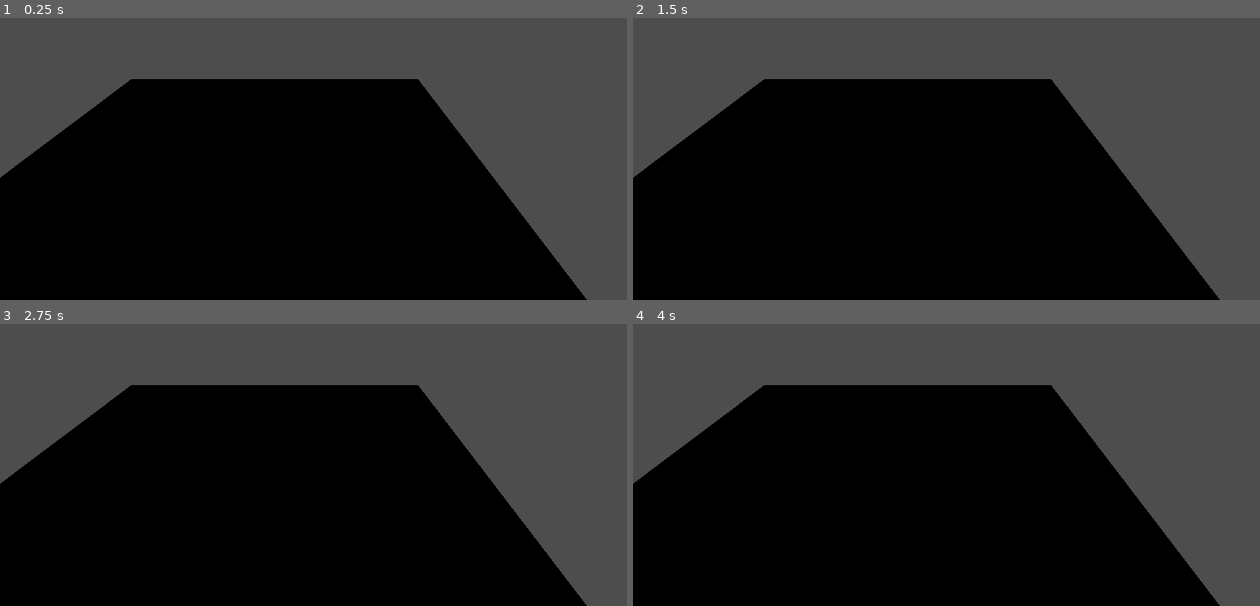
Above: before the commit, frames 1-4 (two rows, left to right).
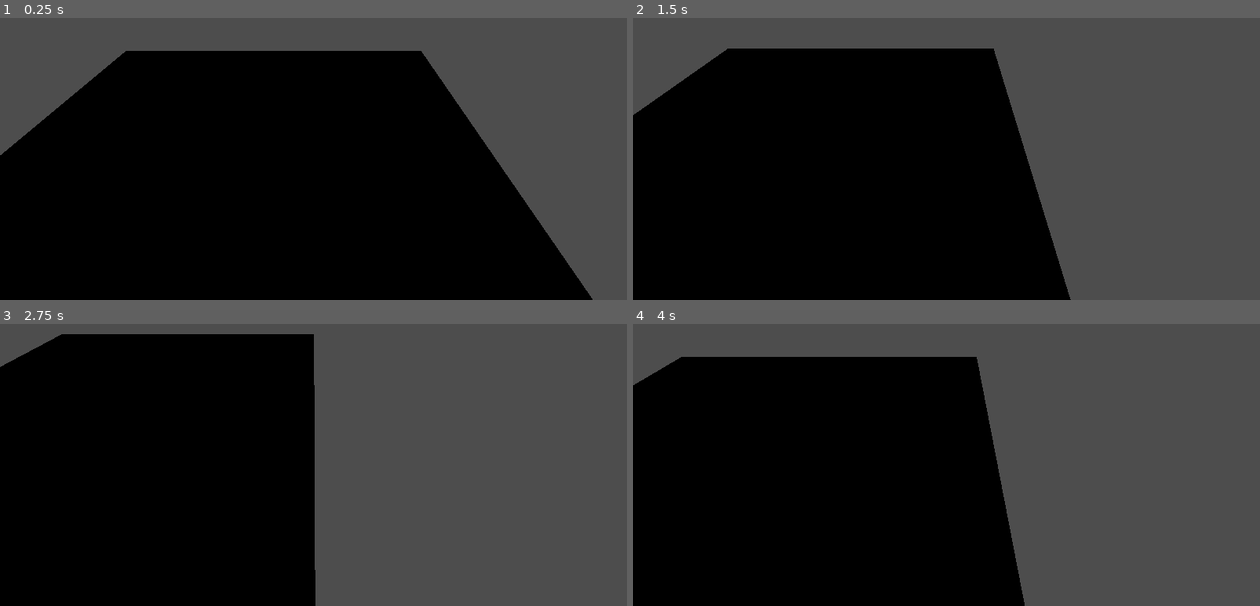
Above: after the commit, the same moments.

Repository: DripBoolean/cheese-game
Game: Godot game, scene res://scenes/world_root.tscn
The game is run twice, just before and just after one commit, with the same random seed, the same clock (stepped at 60 frames per second) and the same inputs.
Inputs (mouse positions are in pixels of both pictures, inside the frame that each line leads up to):
- Up to frame 1 (0.25 s): no input
- Up to frame 2 (1.5 s): tap Enter at 0.5 s; move the mouse to (1084, 105) at 0.52 s; hold D (move_right, bound only after the commit) 0.53-1.28 s; tap Mouse wheel up (zoom_in, bound only after the commit) at 0.6 s; tap Mouse wheel down (zoom_out, bound only after the commit) at 0.8, 1.35 s; move the mouse to (821, 142) at 1.27 s; hold S (move_back, bound only after the commit) from 1.28 s (still down)
- Up to frame 3 (2.75 s): tap Mouse wheel up (zoom_in, bound only after the commit) at 1.55, 2.1 s; move the mouse to (376, 352) at 2.02 s; release S (move_back, bound only after the commit) at 2.03 s; hold D (move_right, bound only after the commit) from 2.03 s (still down); tap Mouse wheel down (zoom_out, bound only after the commit) at 2.3 s
- Up to frame 4 (4 s): move the mouse to (915, 501) at 2.77 s; release D (move_right, bound only after the commit) at 2.78 s; hold W (move_forward, bound only after the commit) 2.78-3.53 s; tap Mouse wheel down (zoom_out, bound only after the commit) at 2.85, 3.8 s; tap Mouse wheel up (zoom_in, bound only after the commit) at 3.05, 3.6 s; move the mouse to (1134, 481) at 3.52 s; hold A (move_left, bound only after the commit) from 3.53 s (still down)

The runs differ from the first frame. In frame 1, 8.6% of the frame differs, in the area x 0-95%, y 11-100%; in frame 2, 21%; in frame 3, 36%, in the area x 0-94%, y 3-100%; in frame 4, 25%.

Commit message:
player_move_v1
Implemented wasd movement as well as basic scrolling in and out

Diff:
--- a/project.godot
+++ b/project.godot
@@ -14,3 +14,36 @@
 run/main_scene="res://scenes/world_root.tscn"
 config/features=PackedStringArray("4.3", "Forward Plus")
 config/icon="res://icon.svg"
+
+[input]
+
+move_forward={
+"deadzone": 0.5,
+"events": [Object(InputEventKey,"resource_local_to_scene":false,"resource_name":"","device":-1,"window_id":0,"alt_pressed":false,"shift_pressed":false,"ctrl_pressed":false,"meta_pressed":false,"pressed":false,"keycode":0,"physical_keycode":87,"key_label":0,"unicode":119,"location":0,"echo":false,"script":null)
+]
+}
+move_back={
+"deadzone": 0.5,
+"events": [Object(InputEventKey,"resource_local_to_scene":false,"resource_name":"","device":-1,"window_id":0,"alt_pressed":false,"shift_pressed":false,"ctrl_pressed":false,"meta_pressed":false,"pressed":false,"keycode":0,"physical_keycode":83,"key_label":0,"unicode":115,"location":0,"echo":false,"script":null)
+]
+}
+move_right={
+"deadzone": 0.5,
+"events": [Object(InputEventKey,"resource_local_to_scene":false,"resource_name":"","device":-1,"window_id":0,"alt_pressed":false,"shift_pressed":false,"ctrl_pressed":false,"meta_pressed":false,"pressed":false,"keycode":0,"physical_keycode":68,"key_label":0,"unicode":100,"location":0,"echo":false,"script":null)
+]
+}
+move_left={
+"deadzone": 0.5,
+"events": [Object(InputEventKey,"resource_local_to_scene":false,"resource_name":"","device":-1,"window_id":0,"alt_pressed":false,"shift_pressed":false,"ctrl_pressed":false,"meta_pressed":false,"pressed":false,"keycode":0,"physical_keycode":65,"key_label":0,"unicode":97,"location":0,"echo":false,"script":null)
+]
+}
+zoom_in={
+"deadzone": 0.5,
+"events": [Object(InputEventMouseButton,"resource_local_to_scene":false,"resource_name":"","device":-1,"window_id":0,"alt_pressed":false,"shift_pressed":false,"ctrl_pressed":false,"meta_pressed":false,"button_mask":0,"position":Vector2(0, 0),"global_position":Vector2(0, 0),"factor":1.0,"button_index":4,"canceled":false,"pressed":false,"double_click":false,"script":null)
+]
+}
+zoom_out={
+"deadzone": 0.5,
+"events": [Object(InputEventMouseButton,"resource_local_to_scene":false,"resource_name":"","device":-1,"window_id":0,"alt_pressed":false,"shift_pressed":false,"ctrl_pressed":false,"meta_pressed":false,"button_mask":0,"position":Vector2(0, 0),"global_position":Vector2(0, 0),"factor":1.0,"button_index":5,"canceled":false,"pressed":false,"double_click":false,"script":null)
+]
+}
--- a/scenes/player.tscn
+++ b/scenes/player.tscn
@@ -1,5 +1,17 @@
-[gd_scene format=3 uid="uid://v5q2ern0mj33"]
+[gd_scene load_steps=3 format=3 uid="uid://v5q2ern0mj33"]
 
-[node name="Player" type="Node3D"]
+[ext_resource type="Script" path="res://scenes/player_movement.gd" id="1_4cdgt"]
+
+[sub_resource type="SphereShape3D" id="SphereShape3D_yk3mt"]
+
+[node name="Player" type="CharacterBody3D"]
+transform = Transform3D(1, 0, 0, 0, 1, 0, 0, 0, 1, 0, 0, 0)
+script = ExtResource("1_4cdgt")
 
 [node name="Camera3D" type="Camera3D" parent="."]
+transform = Transform3D(1, 0, 0, 0, 0.707107, 0.707107, 0, -0.707107, 0.707107, 0, 0, 0)
+current = true
+
+[node name="CollisionShape3D" type="CollisionShape3D" parent="."]
+transform = Transform3D(1, 0, 0, 0, 1, 0, 0, 0, 1, 0, 0, 0)
+shape = SubResource("SphereShape3D_yk3mt")
--- /dev/null
+++ b/scenes/player_movement.gd
@@ -0,0 +1,27 @@
+extends CharacterBody3D
+
+
+const SPEED = 5.0
+const SCROLL_SPEED = 1.0
+@onready var camera_ref = $Camera3D
+
+
+func _physics_process(delta: float) -> void:
+	# Get the input direction and handle the movement/deceleration.
+	var input_dir := Input.get_vector("move_left", "move_right", "move_forward", "move_back")
+	var direction := (transform.basis * Vector3(input_dir.x, 0, input_dir.y)).normalized()
+	if direction:
+		velocity.x = direction.x * SPEED
+		velocity.z = direction.z * SPEED
+	else:
+		velocity.x = move_toward(velocity.x, 0, SPEED)
+		velocity.z = move_toward(velocity.z, 0, SPEED)
+
+	#scrolling
+	if Input.is_action_just_pressed("zoom_in"):
+		global_position += -camera_ref.global_basis.z * SCROLL_SPEED
+	if Input.is_action_just_pressed("zoom_out"):
+		global_position += camera_ref.global_basis.z * SCROLL_SPEED
+
+
+	move_and_slide()
--- a/scenes/world_root.tscn
+++ b/scenes/world_root.tscn
@@ -8,4 +8,4 @@
 [node name="Map" parent="." instance=ExtResource("1_lffpv")]
 
 [node name="Player" parent="." instance=ExtResource("2_h880m")]
-transform = Transform3D(1, 0, 0, 0, 0.783477, 0.621421, 0, -0.621421, 0.783477, 2.70504, 7.48663, 4.49905)
+transform = Transform3D(1, 0, 0, 0, 1, 0, 0, 0, 1, 2.70504, 7.48663, 4.49905)
